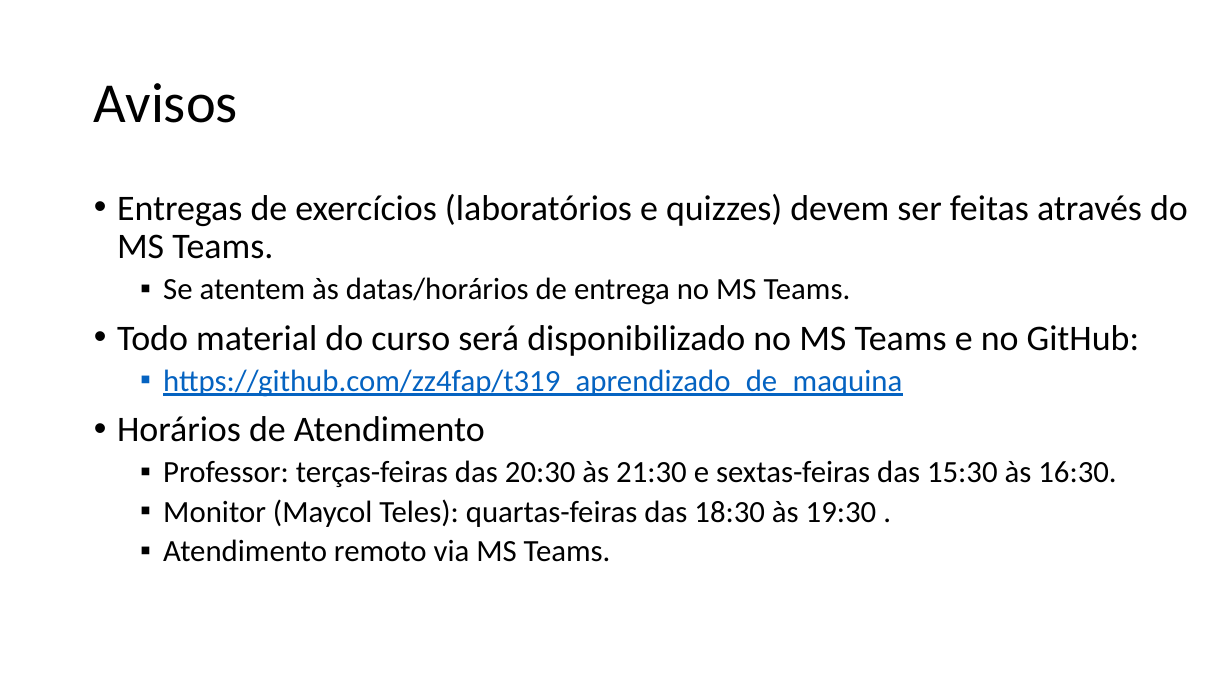
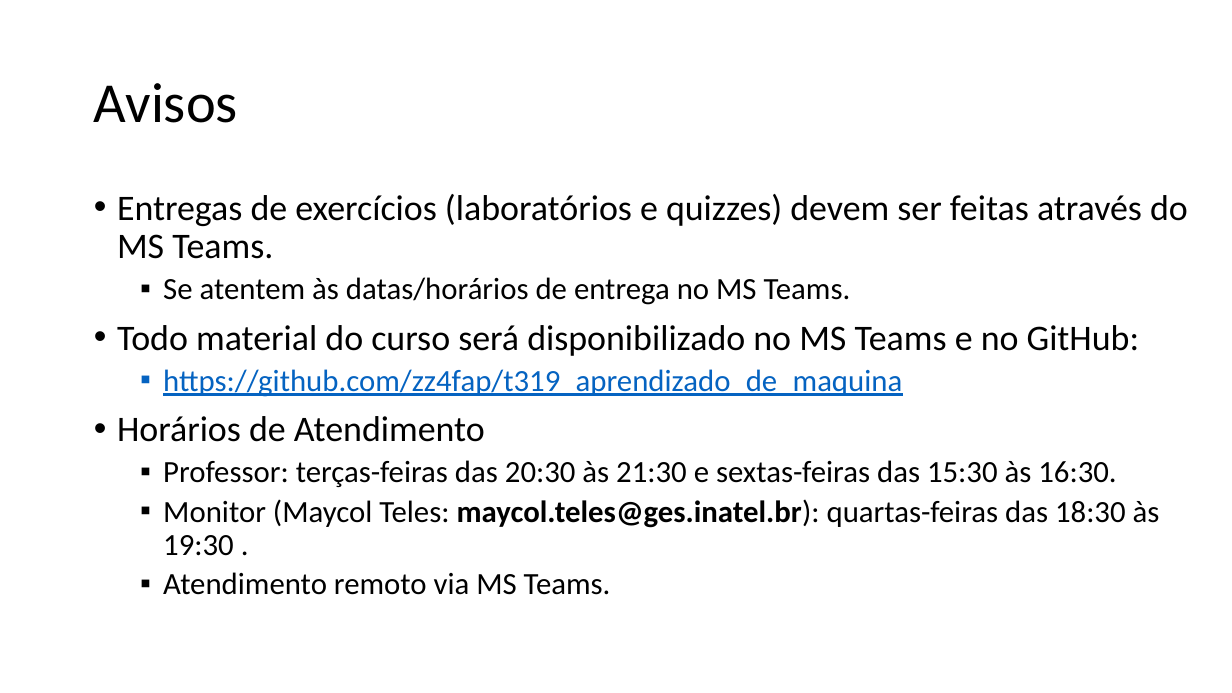
Before and after one commit to zz4fap/t319_aprendizado_de_maquina, a slide deck: slide 26 of slides/T319_Introdução.pptx. Drawn at 1232x693 pixels with LibreOffice and Linux fonts; fonts in the diff are those of the drawing. Boxes give left, top, right and bottom in pixels: in the first picture for what was removed or moved away, otherwise in the second. Text is boxed around its words. In the diff, an @@ line names an element or a change of style, - is before the commit and + after.

```diff
--- a/slides/T319_Introdução.pptx
+++ b/slides/T319_Introdução.pptx
@@ text at [163,499,1160,556]: text changed @@
-  ▪ Monitor (Maycol Teles): quartas-feiras das 18:30 às 19:30 .
+  ▪ Monitor (Maycol Teles: maycol.teles@ges.inatel.br): quartas-feiras das 18:30 às 19:30 .
```
Also in this commit, not shown: 1 other file.
